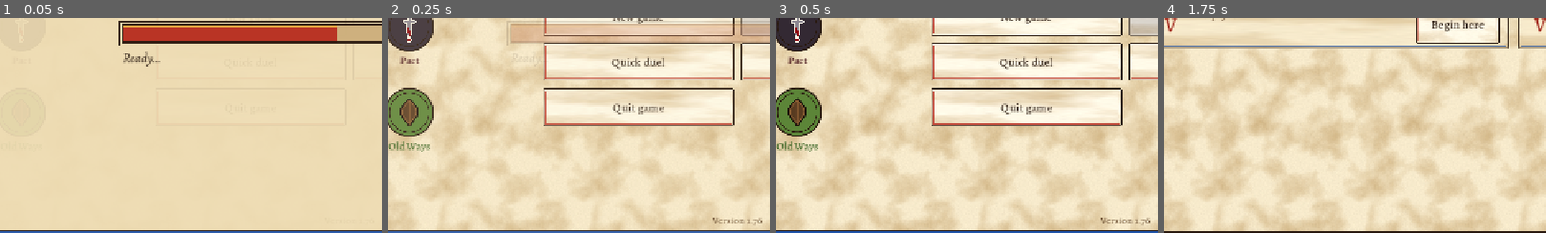
Above: before the commit, frames 1-4 (left to right).
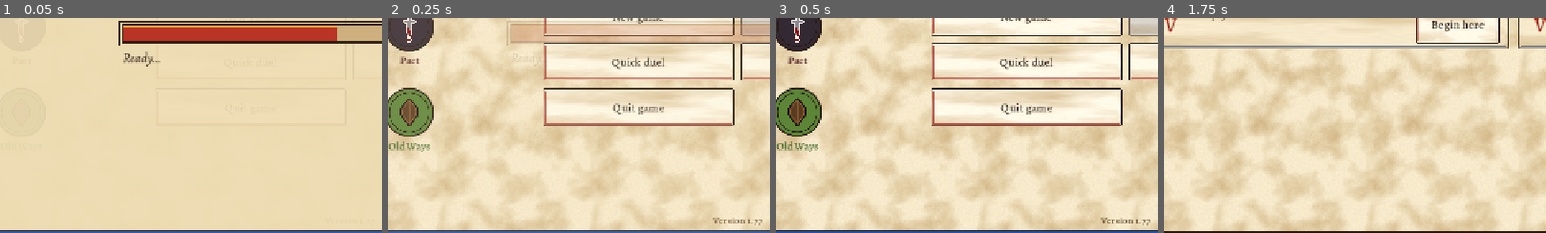
Above: after the commit, the same moments.

Repository: cavaleirobrancopensante/TCG-RPG
Game: Godot game, scene res://scenes/main.tscn
The game is run twice, just before and just after one commit, with the same random seed, the same clock (stepped at 60 frames per second) and the same inputs.
Inputs:
- Up to frame 1 (0.05 s): no input
- Up to frame 2 (0.25 s): no input
- Up to frame 3 (0.5 s): no input
- Up to frame 4 (1.75 s): click "New game" at 0.5 s; click "New game" at 1.25 s
The pictures show only the part of the screen within x 4-54%, y 48-98%; the shares and areas given below are measured in that part.

The runs differ from the first frame. In frame 2, 0.1% of the frame differs, in the area x 85-98%, y 92-97%; in frame 3, 0.1%; in frame 4, nothing differs.

Commit message:
1.77: the Siege Ballista loads ammo with {X} and fires it
Co-Authored-By: Claude Opus 5.5 <noreply@anthropic.com>
Claude-Session: https://claude.ai/code/session_01HitH66itUkjde1DxHgtaC5

Diff:
--- a/data/cards/proto.json
+++ b/data/cards/proto.json
@@ -2585,39 +2585,85 @@
   "id": "proto_te_ballista",
   "name": "Siege Ballista",
   "faction": "machine",
-  "rarity": "common",
+  "rarity": "rare",
   "type": "relic",
   "subtype": "Construct Relic",
   "cost": {
    "C": 1,
-   "generic": 2
+   "generic": 3
   },
   "effects": [],
   "abilities": [
    {
     "cost": {
-     "mana": {
-      "generic": 1
-     },
+     "mana_x": true,
+     "tap": true
+    },
+    "effects": [
+     {
+      "action": "add_counter",
+      "counter": "ammo",
+      "amount_x_paid": true
+     }
+    ],
+    "text": "{X}, {T}: Put X ammo counters on Siege Ballista."
+   },
+   {
+    "cost": {
      "tap": true,
-     "sacrifice": "construct"
+     "remove_counters": {
+      "counter": "ammo",
+      "x": true
+     }
     },
     "effects": [
      {
       "action": "damage",
-      "target": "enemy_creature",
-      "amount": 2
+      "target": "any_enemy",
+      "amount_x_paid": true
      }
     ],
-    "text": "{1}, {T}, Sacrifice another Construct: Siege Ballista deals 2 damage to target creature."
-   }
-  ],
-  "text": "{1}, {T}, Sacrifice another Construct: Siege Ballista deals 2 damage to target creature.",
+    "text": "{T}, Remove X ammo counters from Siege Ballista: It deals X damage to any target."
+   },
+   {
+    "cost": {
+     "tap": true,
+     "remove_counters": {
+      "counter": "ammo",
+      "n": 4
+     }
+    },
+    "effects": [
+     {
+      "action": "destroy",
+      "target": "noncreature_permanent"
+     }
+    ],
+    "text": "{T}, Remove four ammo counters from Siege Ballista: Destroy target nonland, noncreature permanent."
+   },
+   {
+    "cost": {
+     "tap": true,
+     "remove_counters": {
+      "counter": "ammo",
+      "n": 6
+     }
+    },
+    "effects": [
+     {
+      "action": "destroy_land",
+      "target": "enemy_land"
+     }
+    ],
+    "text": "{T}, Remove six ammo counters from Siege Ballista: Destroy target land. Its controller creates an Ore token."
+   }
+  ],
+  "text": "{X}, {T}: Put X ammo counters on Siege Ballista. {T}, Remove X ammo counters from Siege Ballista: It deals X damage to any target. {T}, Remove four ammo counters from Siege Ballista: Destroy target nonland, noncreature permanent. {T}, Remove six ammo counters from Siege Ballista: Destroy target land. Its controller creates an Ore token.",
   "flavor": "The wall was rated for catapults. No one had rated it for patience.",
   "art": "res://art/cards/machine_u_001.webp",
   "keywords": [],
   "proto": true,
-  "mana_value": 3
+  "mana_value": 4
  },
  {
   "id": "proto_te_lancer",
--- a/project.godot
+++ b/project.godot
@@ -12,7 +12,7 @@
 
 config/name="TCG-RPG"
 config/description="A card-battle RPG: MTG-style rules, Yu-Gi-Oh!-style summons, open world."
-config/version="1.76"
+config/version="1.77"
 run/main_scene="res://scenes/main.tscn"
 config/features=PackedStringArray("4.7", "GL Compatibility")
 boot_splash/bg_color=Color(0.93, 0.86, 0.7, 1)
--- a/scripts/battle/battle_ai.gd
+++ b/scripts/battle/battle_ai.gd
@@ -305,6 +305,19 @@
 					dmg = int(p.counters.get(String(e["amount_x"]), 0))
 					if dmg < 3 and st.side(1 - i).life > dmg:
 						return [0.0, [], -1]
+				var rcd: Dictionary = cost.get("remove_counters", {})
+				if rcd.get("x", false):
+					# the Ballista fires everything: to finish him, at a creature worth it, or once it is heavy
+					dmg = int(p.counters.get(String(rcd.get("counter", "ammo")), 0))
+					var lethal: bool = st.side(1 - i).life <= dmg
+					var kill := false
+					for q in st.side(1 - i).creatures:
+						if q.toughness() - q.damage <= dmg and q.value() >= 3.0:
+							kill = true
+					if not lethal and not kill and dmg < 6:
+						return [0.0, [], -1]
+					if lethal:
+						v += 50.0
 				var ref = st.auto_target(i, e)
 				if ref != null:
 					v += 1.5 + (2.0 if ref.get("kind") == "creature" else 0.0) + 0.6 * maxi(0, dmg - 1)
@@ -314,10 +327,25 @@
 				if st.side(1 - i).lands.size() < 2:
 					return [0.0, [], -1]
 				v += 2.6
+			"destroy":
+				var dref = st.auto_target(i, e)
+				if dref == null:
+					return [0.0, [], -1]
+				var dq = st.find_perm(int(dref.get("uid", -1)))
+				if dq == null or dq.owner == i:
+					return [0.0, [], -1]
+				v += (1.0 if dq.is_token else 3.0) + float(dq.card.get("mana_value", 0)) * 0.6
 			"make_scrap":
 				v += 0.9 * int(e.get("amount", 1))
 			"add_counter":
-				v += 0.6
+				if cost.get("mana_x", false):
+					# load the Ballista with what is left after the turn's plays (main 2), or at his end step
+					var spare: bool = (st.active == i and st.phase == "main2") or (st.active != i and st.step == "end")
+					if not spare or st.max_x(i) < 1:
+						return [0.0, [], -1]
+					v += 0.5 + 0.35 * st.max_x(i)
+				else:
+					v += 0.6
 			"become_servo":
 				# a blocker on the opponent's attack, or a body after combat on your own turn
 				var blocking: bool = st.active != i and not st.attackers.is_empty() and st.phase == "block"
@@ -1259,6 +1287,14 @@
 						best_v = rv
 						best = ["ability", [p.uid, idx], []]
 				continue
+			var cst_x: Dictionary = ab.get("cost", {})
+			if cst_x.get("mana_x", false) or not cst_x.get("remove_counters", {}).is_empty():
+				# the Ballista: load it at his end step; fire it by the same judgement as on our turn
+				var bx := _ability_choice(st, i, p, ab)
+				if float(bx[0]) > best_v:
+					best_v = float(bx[0])
+					best = ["ability", [p.uid, idx], bx[1]]
+				continue
 			st._with_source(p.card)
 			var r := _answer_value(st, i, ab.get("effects", []), p, p.card)
 			var v: float = r[0]
--- a/scripts/battle/battle_scene.gd
+++ b/scripts/battle/battle_scene.gd
@@ -53,6 +53,7 @@
 var grave_btns := [null, null]     # the tombstone graveyard buttons, yours and the enemy's
 var premed_btn: Button = null      # your premeditated cards, face down (shown when there are some)
 var pending_premed := -1           # the premeditated card whose targets we choose
+var pending_x := -1                # X chosen for the ability being used ({X} paid, or X counters removed)
 var pile_icons := [[], []]         # per side: the hand and library count icons
 var enemy_info: RichTextLabel
 var player_info: RichTextLabel
@@ -1098,7 +1099,7 @@
 		title = String(r.name)
 		token = r.is_token
 		card = r.card
-		charge = int(r.counters.get("charge", 0))
+		charge = int(r.counters.get("charge", 0)) + int(r.counters.get("ammo", 0))
 		usable = can_use
 		demon = BattleState.is_demon(r)
 		attached = r.attached_to >= 0
@@ -2894,6 +2895,17 @@
 	if busy or p == null or not st.can_activate(0, uid, idx):
 		return
 	pending_hand_idx = -1
+	pending_x = -1
+	# an {X} cost, or X counters to remove: how much
+	var ab_x: Dictionary = st.abilities_of(p)[idx]
+	var cst: Dictionary = ab_x.get("cost", {})
+	var rcx: Dictionary = cst.get("remove_counters", {})
+	if cst.get("mana_x", false) or rcx.get("x", false):
+		var hi := st.max_x(0) if cst.get("mana_x", false) else int(p.counters.get(String(rcx.get("counter", "ammo")), 0))
+		var nx = await _ask_count(_card_name(p.card_id) if not p.is_token else String(p.name), CardView.plain_text(I18n.t(String(ab_x.get("text", "")))) + "\n" + I18n.t("Choose X."), 1, mini(hi, 12))
+		if nx < 0:
+			return
+		pending_x = nx
 	pending_ability = [uid, idx]
 	st._with_source(p.card)
 	target_specs = st.ability_specs(p, idx)
@@ -3028,7 +3040,8 @@
 			var first = tg.pop_front()
 			if typeof(first) == TYPE_DICTIONARY:
 				sac_uid = int(first.get("uid", -1))
-		st.activate(0, ab[0], ab[1], tg, sac_uid)
+		st.activate(0, ab[0], ab[1], tg, sac_uid, pending_x)
+		pending_x = -1
 		await play_events()
 		await _after_player_action()
 		return
--- a/scripts/battle/battle_state.gd
+++ b/scripts/battle/battle_state.gd
@@ -9,7 +9,7 @@
 const MAX_MULLIGANS := 5       # after five mulligans the hand must be kept (two cards left)
 const TARGET_CHOICE_TYPES := ["any_enemy", "enemy_creature", "own_creature", "enemy_relic", "own_grave_creature", "enemy_demon",
 	"enemy_creature_or_demon", "any_grave_card", "nonland_permanent", "enemy_land", "enemy_construct", "own_construct",
-	"own_grave_construct"]
+	"own_grave_construct", "noncreature_permanent"]
 
 
 class Perm:
@@ -1467,6 +1467,14 @@
 	return plan
 
 
+## The most generic mana side i can pay right now (for an {X} cost).
+func max_x(i: int) -> int:
+	var n := 0
+	while n < 30 and can_pay(i, {"generic": n + 1}):
+		n += 1
+	return n
+
+
 ## [uid, colour] for each untapped creature of side i that can tap for one mana now (a mana druid).
 func mana_creatures(i: int) -> Array:
 	var out: Array = []
@@ -1895,6 +1903,12 @@
 			for p in who.creatures + who.relics:
 				if p.subtype_has("Construct") and _passes_filters(p, e) and not (who == enemy and _protected_from_current(p)):
 					out.append({"kind": "creature" if p.is_creature() else "relic", "uid": p.uid})
+		"noncreature_permanent":
+			# a relic, a Possession, a Blessing, a token: his first, then yours
+			for k in [1 - i, i]:
+				for r in side(k).relics:
+					if not (k != i and _protected_from_current(r)):
+						out.append({"kind": "relic", "uid": r.uid})
 		"own_grave_construct":
 			for gid in me.graveyard:
 				if String(CardDB.get_card(gid).get("subtype", "")).contains("Construct"):
@@ -2808,6 +2822,11 @@
 			return false
 	if cost.has("mana") and not can_pay(i, cost["mana"]):
 		return false
+	if cost.get("mana_x", false) and max_x(i) < 1:
+		return false
+	var rc: Dictionary = cost.get("remove_counters", {})
+	if not rc.is_empty() and int(p.counters.get(String(rc.get("counter", "charge")), 0)) < (1 if rc.get("x", false) else int(rc.get("n", 1))):
+		return false
 	# an ability whose only targets are missing is useless
 	for e in ab.get("effects", []):
 		if TARGET_CHOICE_TYPES.has(e.get("target", "")) and valid_targets_for(i, p, e).is_empty():
@@ -2871,19 +2890,40 @@
 	return best
 
 
-func activate(i: int, uid: int, idx: int, targets: Array = [], sac_uid: int = -1) -> bool:
+func activate(i: int, uid: int, idx: int, targets: Array = [], sac_uid: int = -1, x: int = -1) -> bool:
 	if not can_activate(i, uid, idx):
 		return false
 	var p := find_perm(uid)
 	var ab: Dictionary = abilities_of(p)[idx]
 	var cost: Dictionary = ab.get("cost", {})
-	if Array(ab.get("effects", [])).any(func(x): return x.has("amount_x")):
+	if Array(ab.get("effects", [])).any(func(fx): return fx.has("amount_x")):
 		# "X is the number of charge counters removed": counted before the card is sacrificed
 		ab = ab.duplicate(true)
-		for x in ab["effects"]:
-			if x.has("amount_x"):
-				x["amount"] = int(p.counters.get(String(x["amount_x"]), 0))
+		for fx in ab["effects"]:
+			if fx.has("amount_x"):
+				fx["amount"] = int(p.counters.get(String(fx["amount_x"]), 0))
 		p.counters.clear()
+	# {X} in the cost, or X counters removed (the Siege Ballista): X is chosen now (the most, for the computer)
+	var xv := x
+	if cost.get("mana_x", false):
+		var most := max_x(i)
+		xv = clampi(xv if xv >= 0 else most, 1, maxi(1, most))
+		pay(i, {"generic": xv})
+	var rc: Dictionary = cost.get("remove_counters", {})
+	if not rc.is_empty():
+		var cn := String(rc.get("counter", "charge"))
+		var have := int(p.counters.get(cn, 0))
+		if rc.get("x", false):
+			xv = clampi(xv if xv >= 0 else have, 1, have)
+			p.counters[cn] = have - xv
+		else:
+			p.counters[cn] = have - int(rc.get("n", 1))
+		emit({"type": "counter_added", "uid": p.uid, "counter": cn, "n": int(p.counters[cn])})
+	if xv >= 0 and Array(ab.get("effects", [])).any(func(fx): return fx.get("amount_x_paid", false)):
+		ab = ab.duplicate(true)
+		for fx in ab["effects"]:
+			if fx.get("amount_x_paid", false):
+				fx["amount"] = xv
 	if cost.has("mana"):
 		pay(i, cost["mana"])
 	if cost.get("tap", false):
@@ -3959,6 +3999,19 @@
 			if int(CardDB.get_card(String(ref["id"])).get("mana_value", 0)) > int(CardDB.get_card(String(best_g["id"])).get("mana_value", 0)):
 				best_g = ref
 		return best_g
+	if e.get("target", "") == "noncreature_permanent":
+		# the computer breaks the enemy's best relic or possession (a real card before a token), never its own
+		var best_r = null
+		var best_rv := -1.0
+		for ref in opts:
+			var r := find_perm(int(ref.get("uid", -1)))
+			if r == null or r.owner == i:
+				continue
+			var rv: float = (0.5 if r.is_token else 3.0) + float(r.card.get("mana_value", 0)) + (2.0 if r.attached_to >= 0 else 0.0)
+			if rv > best_rv:
+				best_rv = rv
+				best_r = ref
+		return best_r
 	if e.get("target", "") == "nonland_permanent":
 		# the computer sends back the enemy's best permanent, never its own
 		var theirs := opts.filter(func(r): return find_perm(int(r.get("uid", -1))) != null and find_perm(int(r.get("uid", -1))).owner != i)
--- a/tests/test_runner.gd
+++ b/tests/test_runner.gd
@@ -2372,6 +2372,27 @@
 	st._force_resolve()
 	var servo = st.find_perm(scr.uid)
 	check(servo != null and servo.is_creature() and st.can_block(servo, raider), "the new Servo can block")
+		# the Siege Ballista: {X} to load, then fire X, or break a relic, or a land
+	st = _duel()
+	st.auto_priority = false
+	_lands(st, 0, "CCCC")
+	var bal := _perm(st, 0, "proto_te_ballista")
+	st.priority = 0
+	check(st.activate(0, bal.uid, 0, [], -1, 3), "Ballista: {3}, {T}: three ammo")
+	st._force_resolve()
+	check(int(bal.counters.get("ammo", 0)) == 3 and bal.tapped, "three ammo counters, and it is tapped")
+	check(not st.can_activate(0, bal.uid, 1), "it can't fire while tapped")
+	bal.tapped = false
+	bal.counters["ammo"] = 6
+	var alt := _perm(st, 1, "proto_p_altar")
+	check(st.activate(0, bal.uid, 2, [{"kind": "relic", "uid": alt.uid}]), "four ammo: destroy a relic")
+	st._force_resolve()
+	check(st.find_perm(alt.uid) == null and int(bal.counters["ammo"]) == 2, "the Altar is gone, two ammo left")
+	bal.tapped = false
+	var flife := st.side(1).life
+	check(st.activate(0, bal.uid, 1, [{"kind": "player", "side": 1}], -1, 2), "fire X = 2")
+	st._force_resolve()
+	check(st.side(1).life == flife - 2 and int(bal.counters["ammo"]) == 0, "two damage, no ammo left")
 		# the Furnace: charge counters, then X damage
 	st = _duel()
 	_lands(st, 0, "CCCC")
Not shown, changed: README.md
